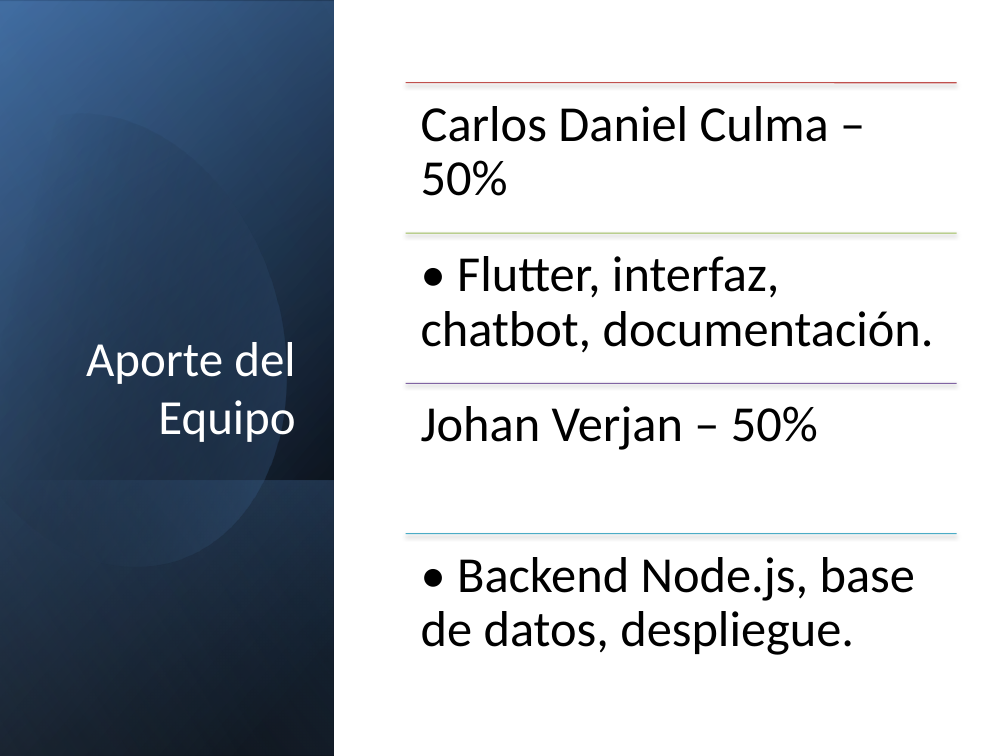
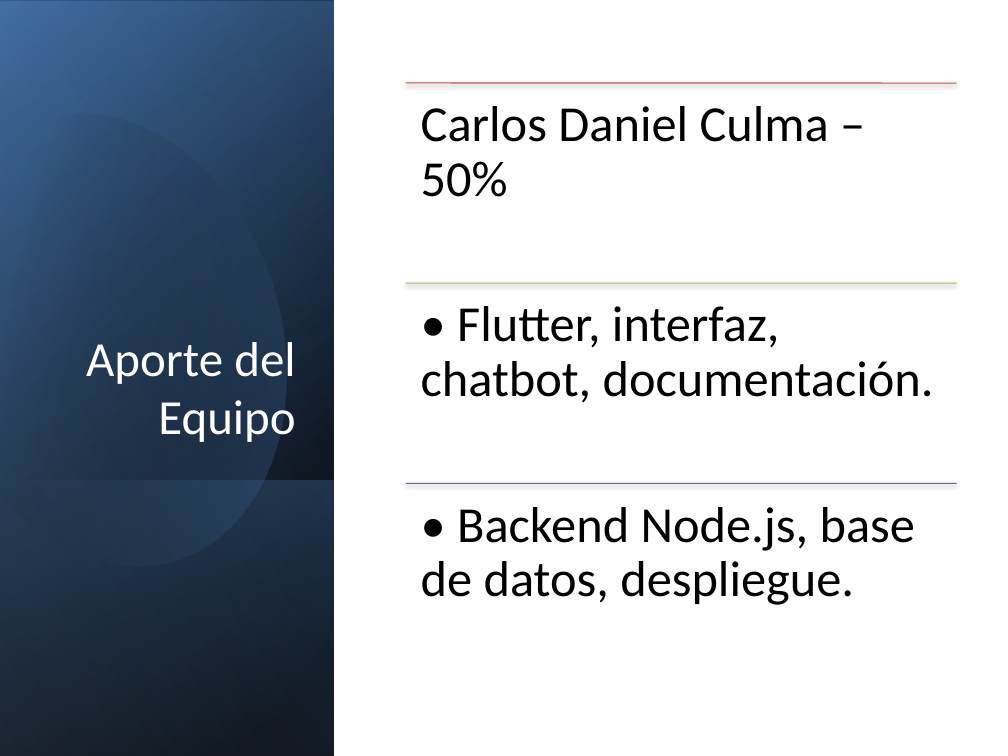
Before and after one commit to Carlos060801/Practica-ICBF, a slide deck: slide 5 of repo - documentos/Diapositivas/Presentacion_SIGE_Slider.pptx. Drawn at 1008x756 pixels with LibreOffice and Linux fonts; fonts in the diff are those of the drawing. Boxes give left, top, right and bottom in pixels: in the first picture for what was removed or moved away, otherwise in the second. Text is boxed around its words. In the diff, an @@ line names an element or a change of style, - is before the commit and + after.

```diff
--- a/repo - documentos/Diapositivas/Presentacion_SIGE_Slider.pptx
+++ b/repo - documentos/Diapositivas/Presentacion_SIGE_Slider.pptx
@@ text "• Flutter, interfaz, chatbot, documentación.": place and size @@
-text "• Flutter, interfaz, chatbot, documentación." at box(421, 256, 934, 353)
+text "• Flutter, interfaz, chatbot, documentación." at box(421, 306, 934, 403)
@@ line moved from (405, 233) - (957, 233) to (405, 283) - (957, 283) @@
@@ text removed at box(421, 406, 818, 450) @@
-Johan Verjan – 50%
@@ text "• Backend Node.js, base de ...": place and size @@
-text "• Backend Node.js, base de ..." at box(421, 557, 915, 655)
+text "• Backend Node.js, base de ..." at box(421, 507, 915, 605)
@@ line moved from (405, 383) - (957, 383) to (405, 484) - (957, 484) @@
@@ line removed from (405, 533) to (957, 533) @@
```
Also in this commit, not shown: 1 other slide changed.
